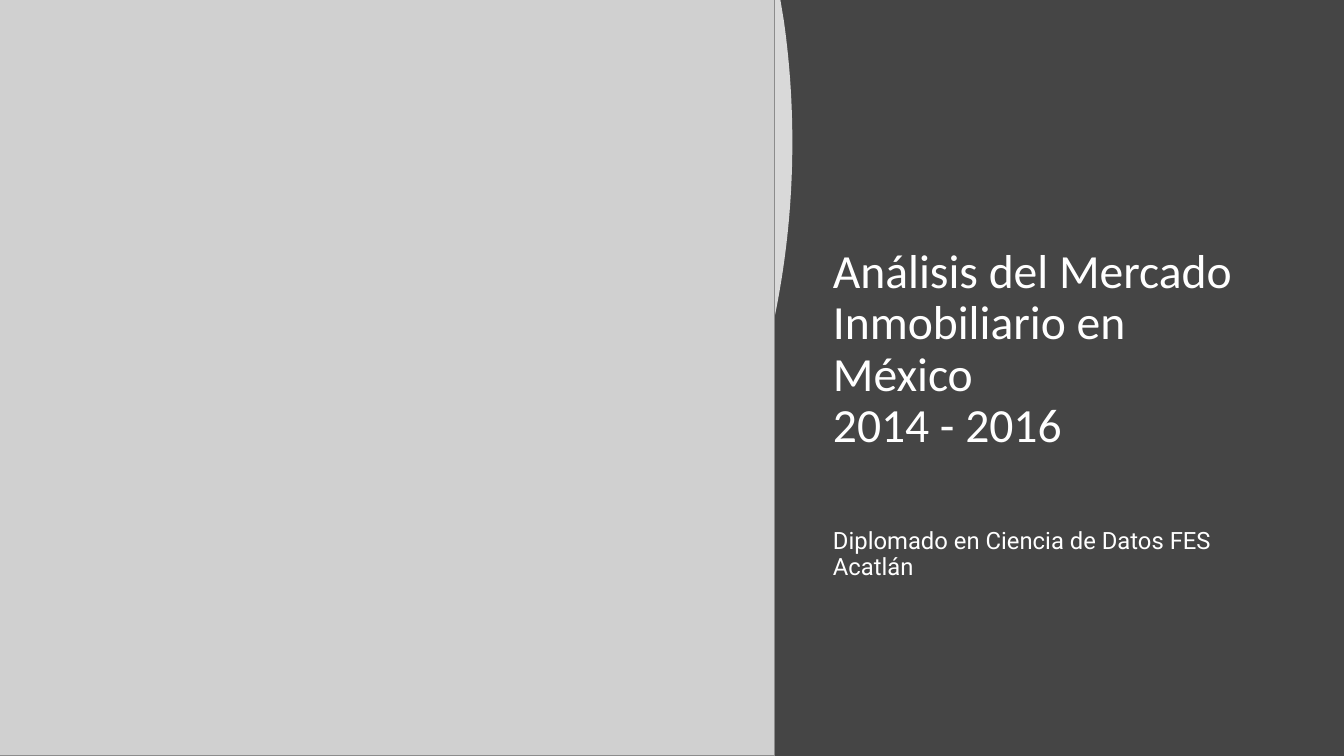
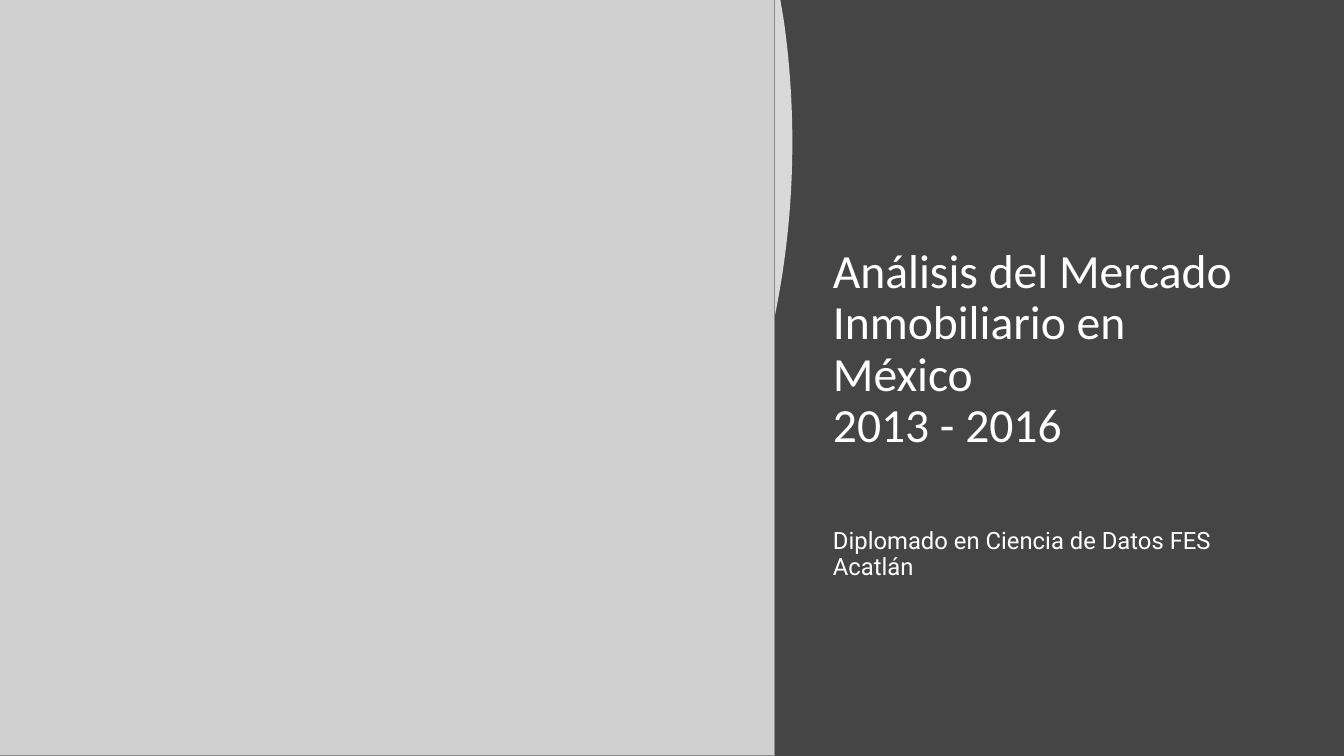
Before and after one commit to edco17/Real_Estate_Mexico, a slide deck: slide 1 of final_ppt/Análisis del Mercado Inmobiliario en México.pptx. Drawn at 1344x756 pixels with LibreOffice and Linux fonts; fonts in the diff are those of the drawing; grey boxes stand for pictures. Boxes give left, top, right and bottom in pixels: in the first picture for what was removed or moved away, otherwise in the second. Text is boxed around its words. In the diff, an @@ line names an element or a change of style, - is before the commit and + after.

```diff
--- a/final_ppt/Análisis del Mercado Inmobiliario en México.pptx
+++ b/final_ppt/Análisis del Mercado Inmobiliario en México.pptx
@@ title at box(833, 255, 1232, 443): text changed @@
-Análisis del Mercado Inmobiliario en México
-2014 - 2016
+Análisis del Mercado Inmobiliario en México
+2013 - 2016
```
Also in this commit, not shown: 1 other file.
